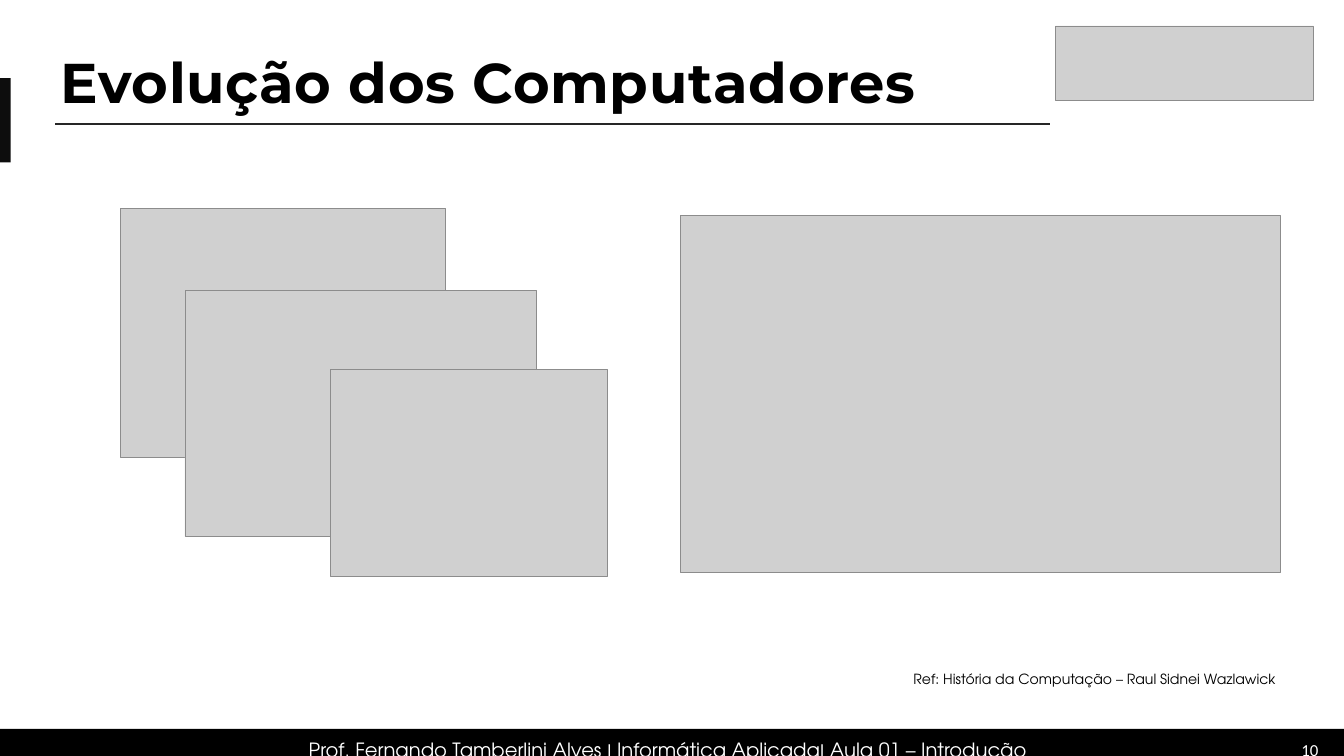
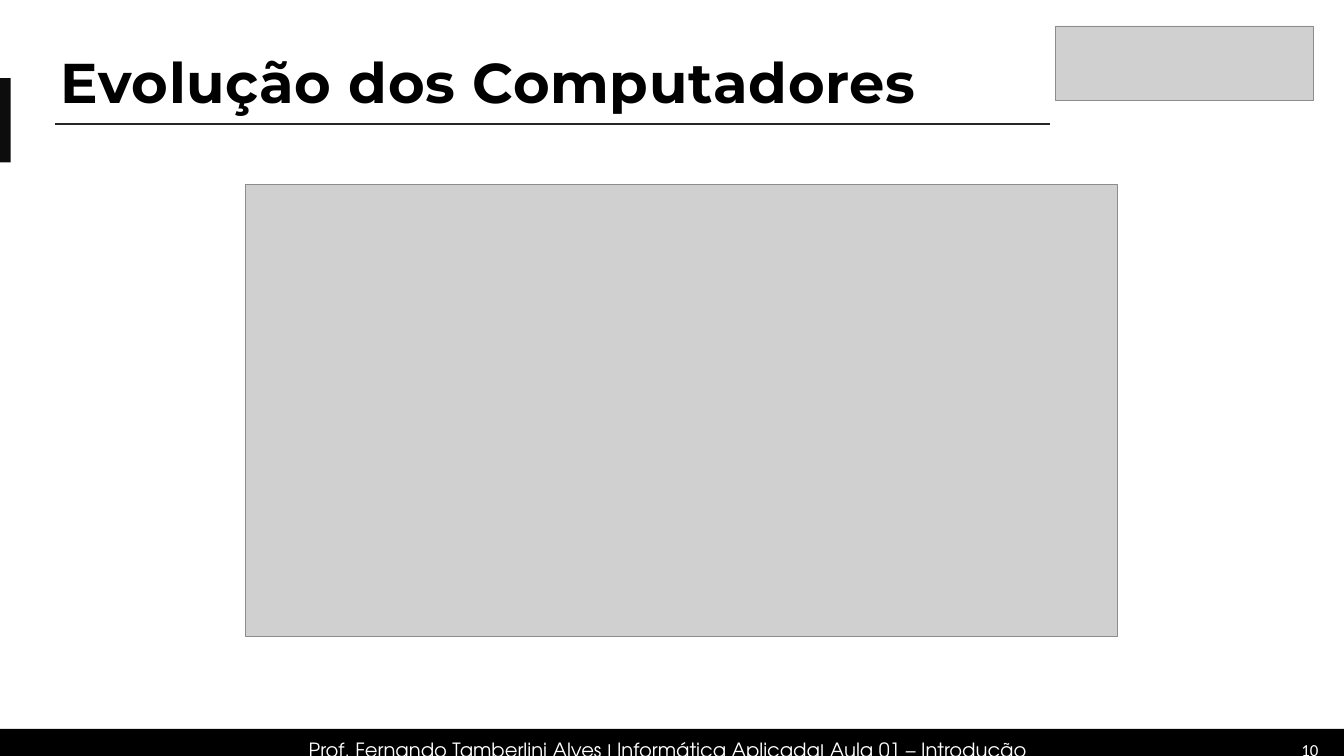
Before and after one commit to ftamberlini/site, a slide deck: slide 10 of content/ensino/info/INFO_AULA01_202602.pptx. Drawn at 1344x756 pixels with LibreOffice and Linux fonts; fonts in the diff are those of the drawing; grey boxes stand for pictures. Boxes give left, top, right and bottom in pixels: in the first picture for what was removed or moved away, otherwise in the second. Text is boxed around its words. In the diff, an @@ line names an element or a change of style, - is before the commit and + after.

```diff
--- a/content/ensino/info/INFO_AULA01_202602.pptx
+++ b/content/ensino/info/INFO_AULA01_202602.pptx
@@ picture removed at (120,209,445,458) @@
@@ picture added at (245,184,1117,635) @@
@@ picture removed at (680,216,1281,572) @@
@@ picture removed at (185,290,537,537) @@
@@ picture removed at (331,369,607,576) @@
@@ text removed at (913,673,1276,688) @@
-Ref: História da Computação – Raul Sidnei Wazlawick
```
Also in this commit, not shown: 1 other slide changed, 1 other file.
